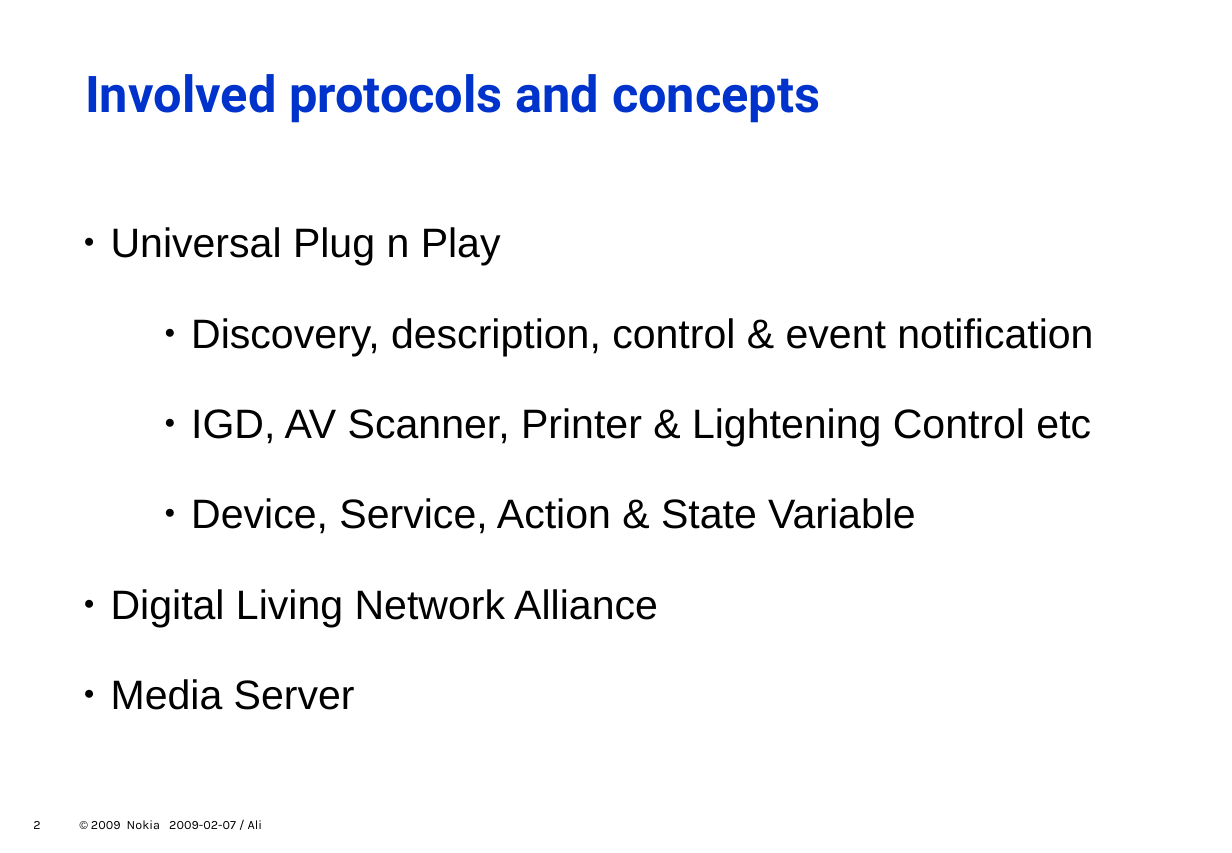
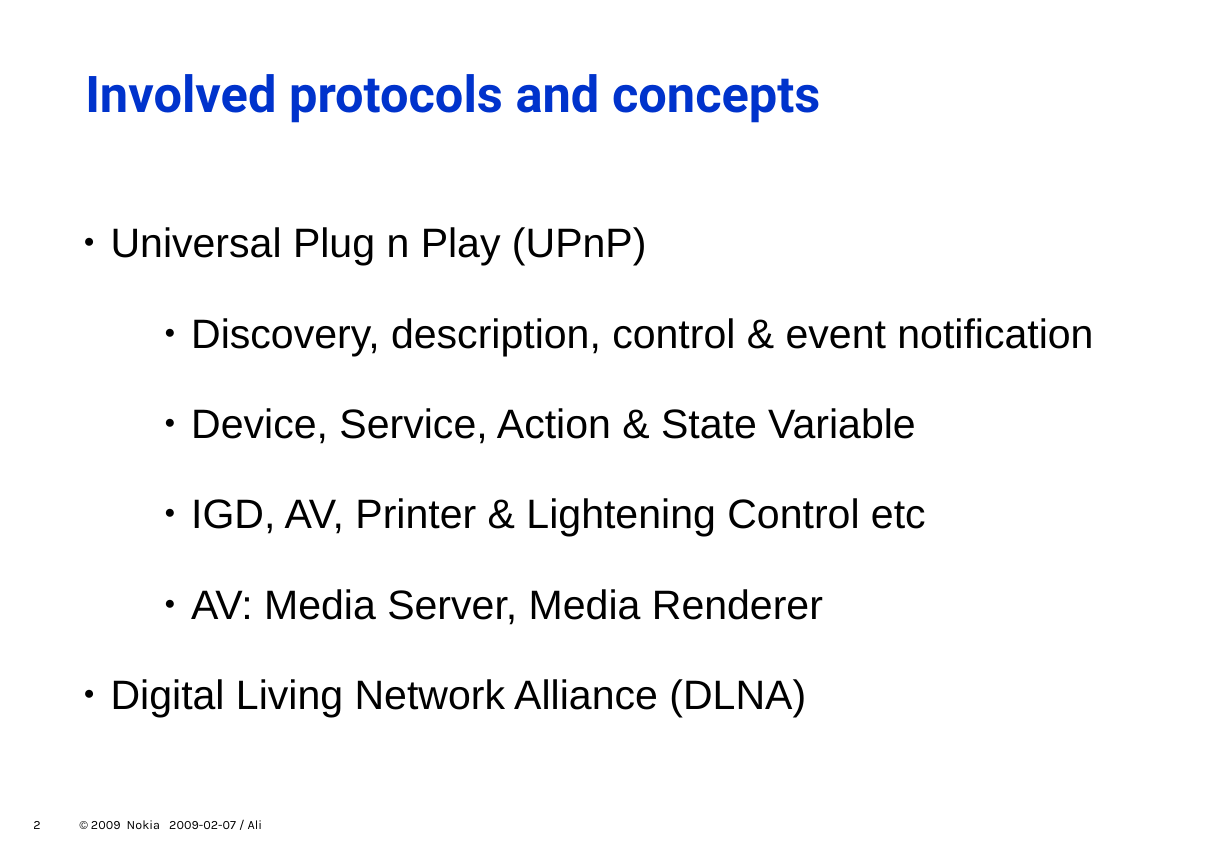
Before and after one commit to zeenix/rygel-presentation-2009, a slide deck: slide 2 of slides.odp. Drawn at 1232x853 pixels with LibreOffice and Linux fonts; fonts in the diff are those of the drawing; background and template pictures are left out. Boxes give left, top, right and bottom in pixels: in the first picture for what was removed or moved away, otherwise in the second. Text is boxed around its words. In the diff, an @@ line names an element or a change of style, - is before the commit and + after.

Commit message:
Update "Involved protocols and concepts"

```diff
--- a/slides.odp
+++ b/slides.odp
@@ text at (x1=111, y1=227, x2=647, y2=265): text changed @@
-  ● Universal Plug n Play
+  ● Universal Plug n Play (UPnP)
@@ text at (x1=191, y1=408, x2=1091, y2=446): paragraph removed @@
-        ● IGD, AV Scanner, Printer & Lightening Control etc
@@ text at (x1=111, y1=498, x2=926, y2=718): text changed @@
-  ● Digital Living Network Alliance
-  ● Media Server
+        ● IGD, AV, Printer & Lightening Control etc
+        ● AV: Media Server, Media Renderer
+  ● Digital Living Network Alliance (DLNA)
```
Also in this commit, not shown: 1 other slide changed.
